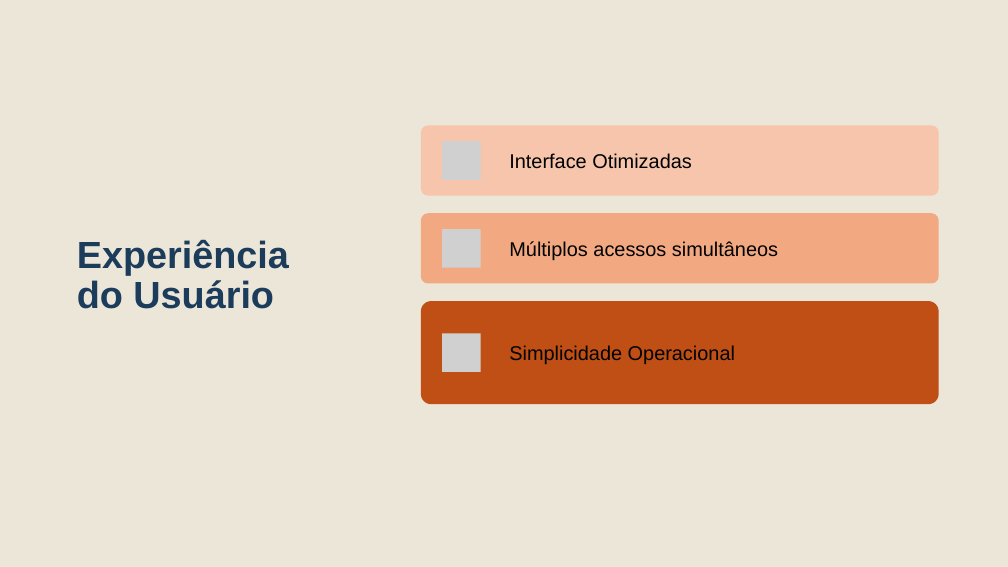
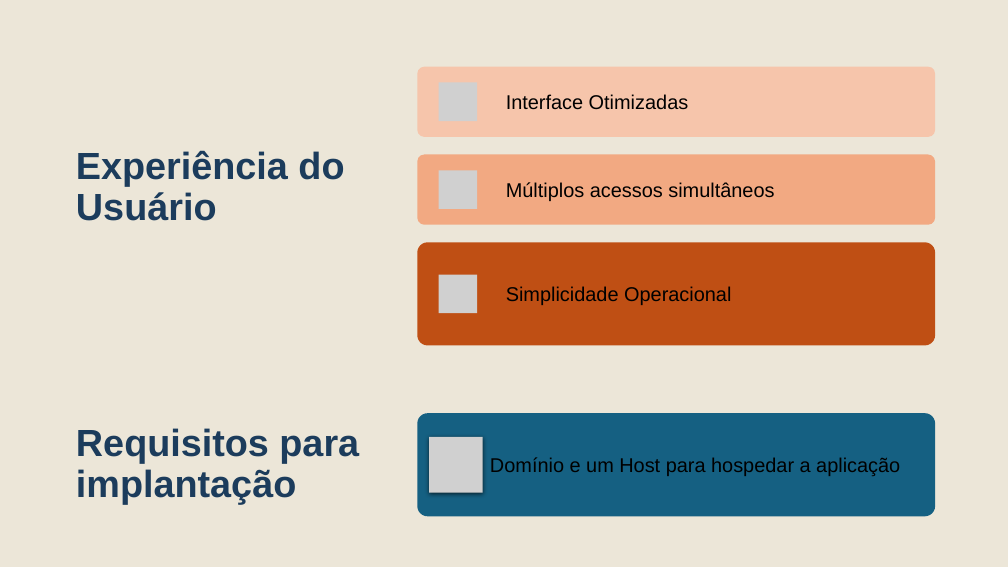
Before and after one commit to sandrorobertojunior/-ENTREGA-FINAL-BRISA, a slide deck: slide 4 of documentos/Apresentação Final do Projeto.pptx. Drawn at 1008x567 pixels with LibreOffice and Linux fonts; fonts in the diff are those of the drawing; grey boxes stand for pictures. Boxes give left, top, right and bottom in pixels: in the first picture for what was removed or moved away, otherwise in the second. Text is boxed around its words. In the diff, an @@ line names an element or a change of style, - is before the commit and + after.

```diff
--- a/documentos/Apresentação Final do Projeto.pptx
+++ b/documentos/Apresentação Final do Projeto.pptx
@@ title "Experiência do Usuário" rewrapped from (x1=77, y1=239, x2=289, y2=309) to (x1=76, y1=150, x2=344, y2=221) @@
@@ 3 pictures, 3 texts, 3 rounded rectangles moved together from (x1=421, y1=126, x2=939, y2=404) to (x1=417, y1=67, x2=935, y2=346) @@
@@ rounded rectangle added at (x1=417, y1=414, x2=935, y2=516), fill #156082 @@
@@ title added at (x1=76, y1=428, x2=359, y2=504), 36 pt, text #1C3C5C, bold @@
+Requisitos para implantação
@@ picture added at (x1=430, y1=437, x2=483, y2=493) @@
@@ text added at (x1=490, y1=457, x2=900, y2=476), 19 pt, text #000000 @@
+Domínio e um Host para hospedar a aplicação
```
Also in this commit, not shown: 2 other slides changed.
